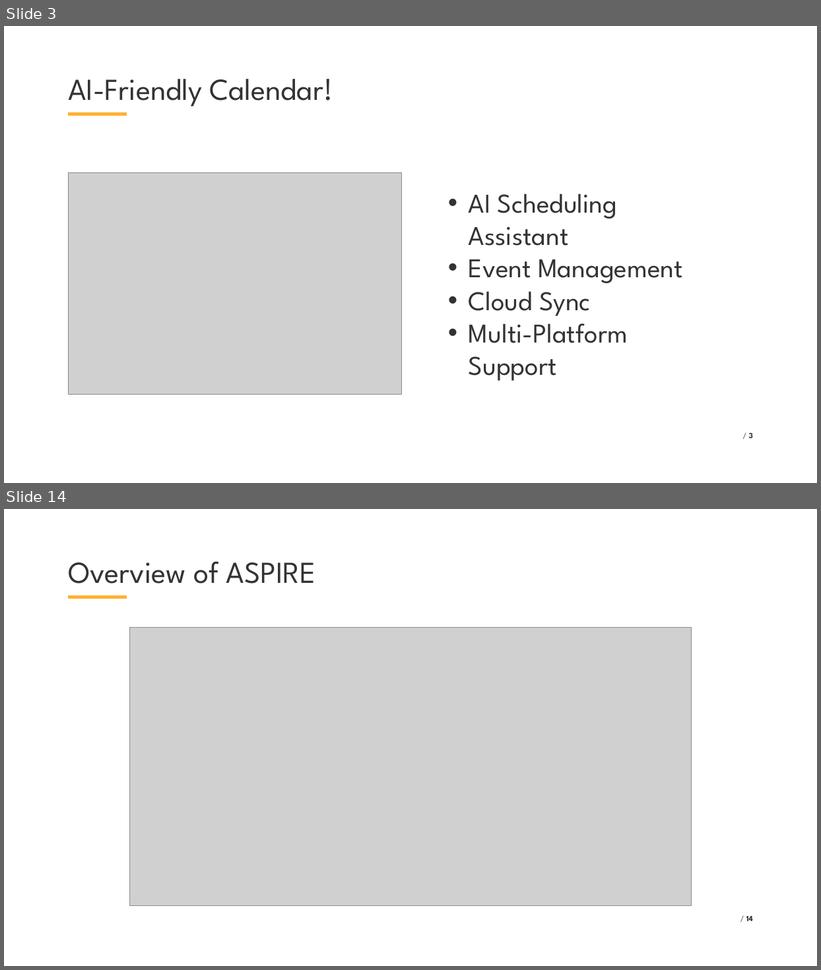
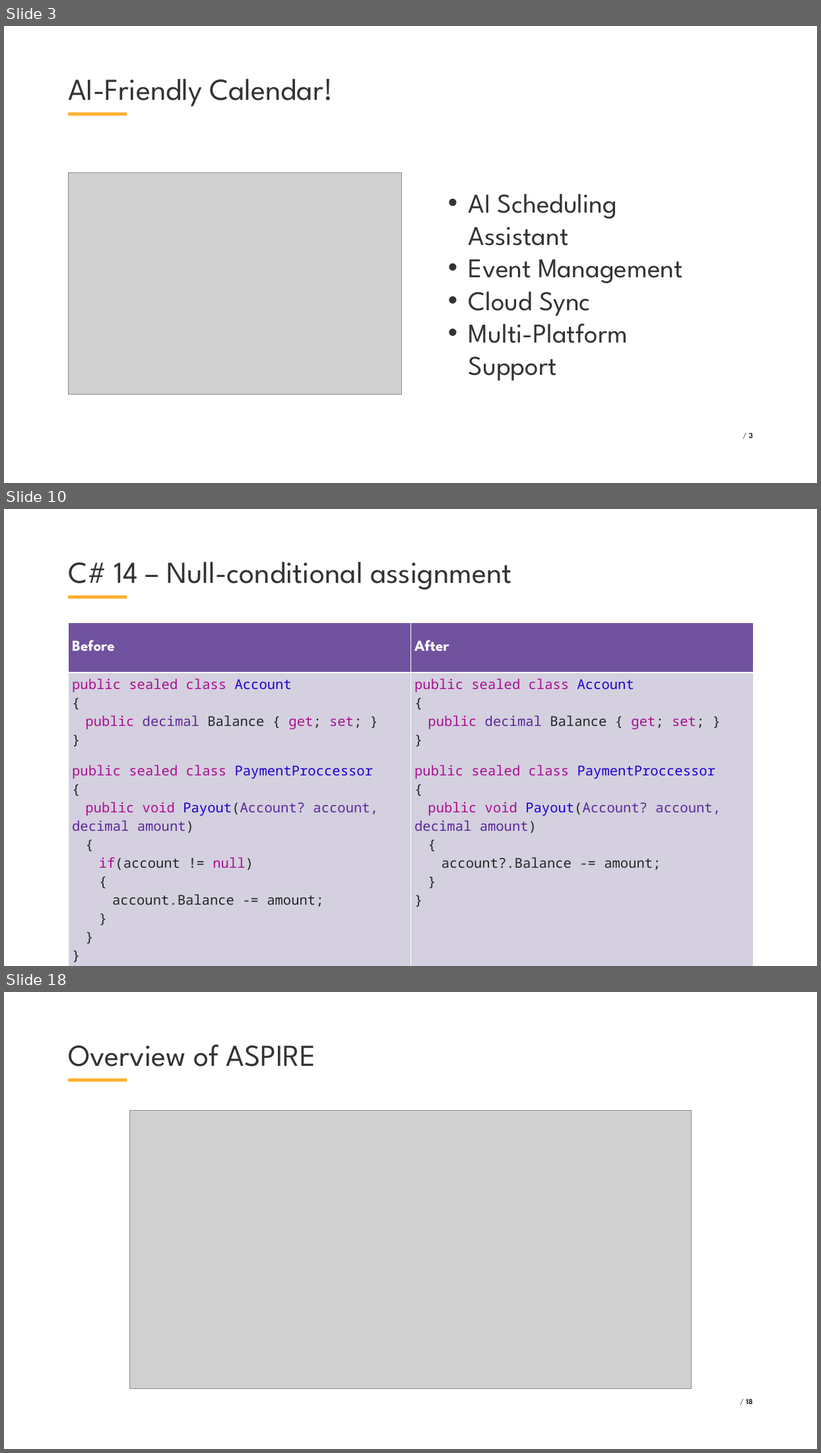
Before and after one commit to VladislavAntonyuk/AICalendar, a slide deck: .NET Conf 2025 - Ukraine (Eng).pptx. Shown one above the other, each under a label of ours: slides 3 and 14 before the commit, slides 3, 10 and 18 after it; the slides between them are not shown. The pictures are 821x970 and 821x1453 pixels, drawn with LibreOffice and Linux fonts; fonts in the diff are those of the drawing; grey boxes stand for pictures; background and template pictures are left out. Boxes give left, top, right and bottom in pixels: in the first picture for what was removed or moved away, otherwise in the second. Text is boxed around its words. In the diff, an @@ line names an element or a change of style, - is before the commit and + after.

```diff
--- a/.NET Conf 2025 - Ukraine (Eng).pptx
+++ b/.NET Conf 2025 - Ukraine (Eng).pptx
@@ slide 10 added at (x1=4, y1=509, x2=817, y2=966), background #FFFFFF; not listed: 1 template element that a slide beside it also shows @@
@@ title added at (x1=68, y1=562, x2=512, y2=590), 54 pt, text #333332 @@
+C# 14 – Null-conditional assignment
@@ table added at (x1=68, y1=623, x2=753, y2=921), 2 rows, 2 columns @@
+Before | After
+public sealed class Account { public decimal Balance { get; set; } } public sealed class PaymentProccessor { public void Payout(Account? account, decimal amount) { if(account != null) { account.Balance -= amount; } } } | public sealed class Account { public decimal Balance { get; set; } } public sealed class PaymentProccessor { public void Payout(Account? account, decimal amount) { account?.Balance -= amount; } }
@@ page number added at (x1=746, y1=912, x2=753, y2=924), 14 pt, text #333332, bold @@
+/ 10
@@ what was slide 14 is now slide 18 @@
@@ page number at (x1=746, y1=1399, x2=753, y2=1404): text changed @@
-/ 14
+/ 18
```
Also in this commit, not shown: 11 slides changed, 11 other slides added, 3 slides removed, 43 other files.
